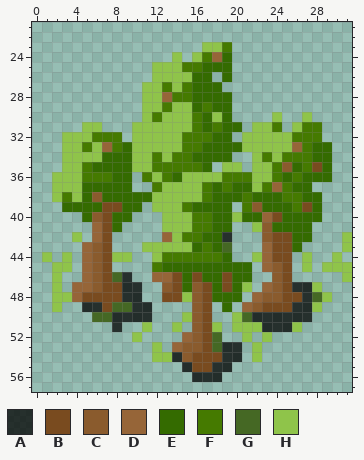
Pixel-art sprite, stored at resources/gfx/trees.png. The first picture shows the starting point.
The file is 32x64 pixels. Colours within 5 levels of each other are drawn and written as one. Shown: x 0..31, y 21..57.
Palette (. is transparent): A #000000bf  B #794b1f  C #8a5b2d  D #966538  E #346b00  F #457a00  G #456824  H #8fc44a
Pixels before, first column x 1:
23 ................HHF............
24 .............H.HFDE............
25 ...........HHHFFEEE............
26 ...........HHHHEE.E............
27 ..........HHFHFEEE.............
28 ..........HHDFFEEEE............
29 ..........HHFHHEFEE............
30 ..........HFHHHFEHE....H..H....
31 ....HH...HHHHHHFEFEE.HHF.HFF...
32 ..HHHFFF.HHHHHFFFEE.HHHHHFFF...
33 ..HHFHDFEHHHHHFFEEEEHHHHHDFEE..
34 ..HHHHEEEHHFHFFEEEE..HFHFFFEE..
35 ..HHFEEEEHHFFFFFE.HH.HHFCEFBE..
36 .HHHFFFEE.FHFEHHHHFFFHHFEFEEE..
37 .HHHEEEEE..FHHHHFEFEEHFDFEE....
38 .HFHECEEEEEHHHHHFEEEFEEEFFEE...
39 ..EEEEBBEE.HHHFEEEE.FCEEEFBE...
40 ....ECBEE...HHHFFEEHEEDBEEEE...
41 .....DBE....HHHFFEE..HCEEEE....
42 ...H.DB.....DHFFEEA...CBBEE...H
43 ....DCB...HHHHHEFEG...DBBE....H
44 H.H.DCBHH..HFFFFFFE..HDBB.H..H.
45 .HH.DCB....FEEEEEEEEE.DCB.H.HHH
46 .H..DCBGA..DDBEBEEBEE..CB.....H
47 .H.DDCBBAA..CBECBEBEH.DCBAAH...
48 .HHDBBBBAA..BBHCBEEE.DCCBBAGH..
49 .H..AABGGAA....CB.E.DCBBBAAH...
50 .....GGAAAA...HCB..HGAAAAAA....
51 .......A..H..H.CBH.HHHAAAH.....
52 .........H....DCBG..H.H........
53 ...........H.DCCBGAA.H.........
54 ...........HHACBBBAA.H.........
55 ..............ABBAA............
56 ...............AAA.............
And afterwards:
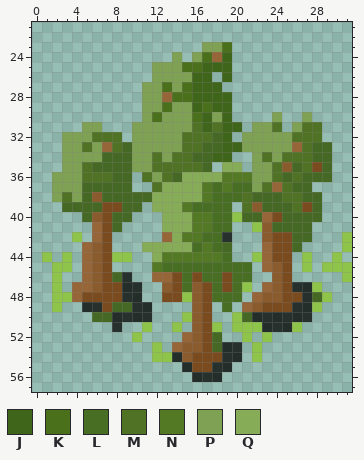
Colours new in this view: J #3f651b  K #4b701b  L #486e24  M #507224  N #547924  P #7fa153  Q #87ac57
The exact change:
Changed rows in their new state; - is an unchanged pixel.
first column x 2:
23 ---------------PPK----------
24 ------------P-PK-J----------
25 ----------PPPKKJJJ----------
26 ----------PPPPJJ-J----------
27 ---------PPKPKJJJ-----------
28 ---------PP-KKJJJJ----------
29 ---------PPKPPJKJJ----------
30 ---------PKPPPKJPJ----P--P--
31 ---PP---PPPPPPMJMJJ-PPM-PMM-
32 -PPPMMM-PPPPPMMMGJ-PPPPPMMM-
33 -PPMP-MGPPPPPMMGGJJPPPPP-MGG
34 -PPPPGGGPPMPMMGGJJ--PMPMMMGG
35 -PPMGGGGPPMMMMMG-QQ-PPM-GM-G
36 PPPMMMGG-MPMGQQQQNNNPPMGMGGG
37 PPPGGGGG--MQQQQNLNLLPM-MGG--
38 PMPG-GGGGGQQQQQNLLLMGGGMMGG-
39 -GGGG--GG-QQQNLLLL-M-GGGM-G-
40 ---G--GG---QQQNNLL-GG--GGGG-
41 ------G----QQQNNLL----GGGG--
42 ------------QNNLL-------GG--
43 ---------QQQQQLNL-------G---
44 ----------QNNNNNNL----------
45 ----------NLLLLLLLLL--------
46 -------------L-LL-LL--------
47 -------------L--L-L---------
48 ----------------LLL---------
49 -----------------L----------
